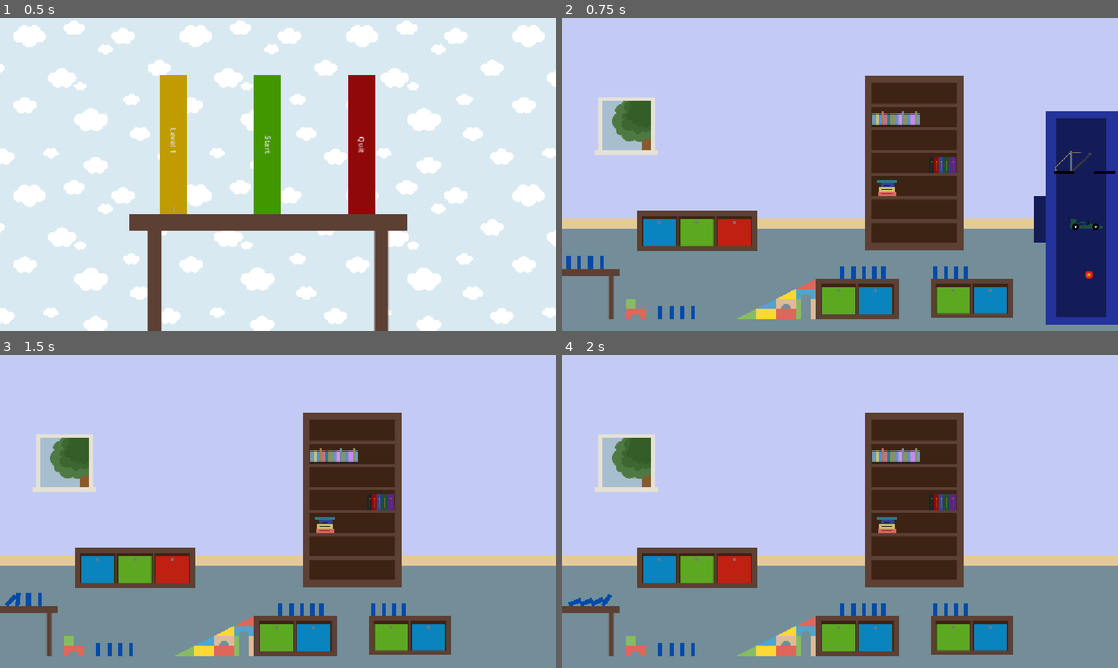
Above: before the commit, frames 1-4 (two rows, left to right).
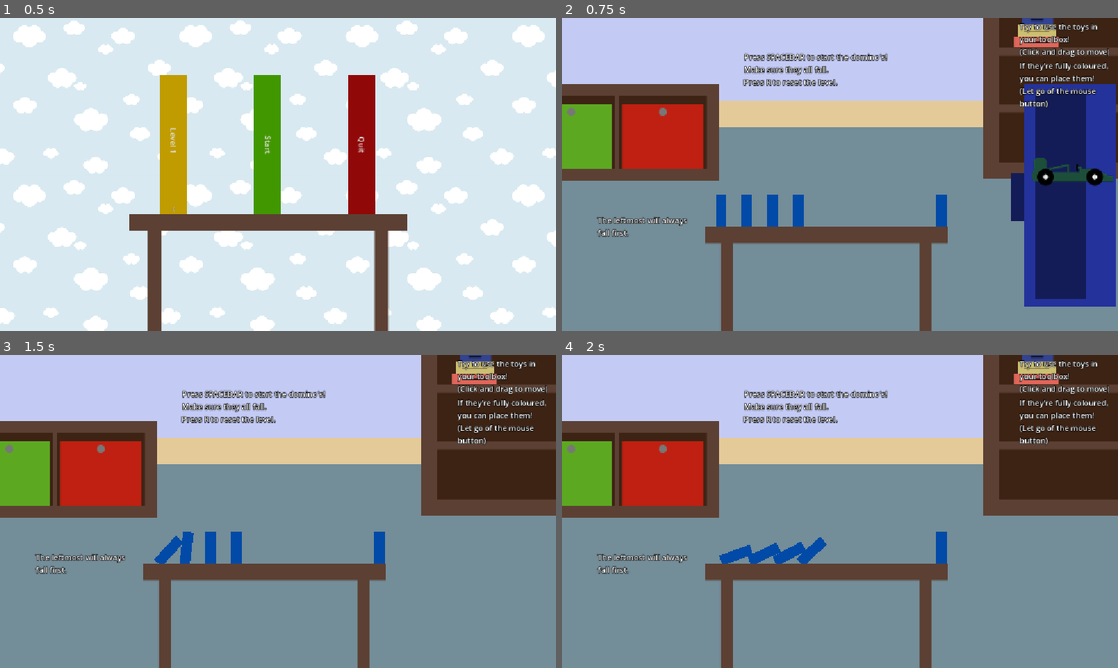
Above: after the commit, the same moments.

Repository: TimTich/toymino
Game: Godot game, scene res://Scripts/title_screen.tscn
The game is run twice, just before and just after one commit, with the same random seed, the same clock (stepped at 60 frames per second) and the same inputs. The engine's default icon, where the game draws it, is replaced by a stand-in: a white triangle on a blue panel in a dark square.
Inputs (mouse positions are in pixels of both pictures, inside the frame that each line leads up to):
- Up to frame 1 (0.5 s): no input
- Up to frame 2 (0.75 s): click "Start" at 0.5 s
- Up to frame 3 (1.5 s): tap Space (start) at 1.25 s; move the mouse to (528, 611) at 1.27 s; press the mouse at (528, 611) at 1.28 s
- Up to frame 4 (2 s): tap Space (start) at 1.55 s

Frame 1 is identical in both runs. In frame 2, 62% of the frame differs, in the area x 0-100%, y 0-100%; in frame 3, 62%; in frame 4, 62%.

Commit message:
Added tutorial level to selection

Diff:
--- /dev/null
+++ b/Levels/title_screen.tscn
@@ -0,0 +1,158 @@
+[gd_scene format=3 uid="uid://hs3tt6imelmq"]
+
+[ext_resource type="Script" uid="uid://7qm7rn2qry1d" path="res://Scripts/title_screen.gd" id="1_dk33w"]
+[ext_resource type="Texture2D" uid="uid://bg04egr0iu42e" path="res://Assets/wallpaper.jpg" id="2_rc3vr"]
+[ext_resource type="Texture2D" uid="uid://44y0tpcawfaq" path="res://Assets/Domino groen.png" id="3_lxcm0"]
+[ext_resource type="Texture2D" uid="uid://ixp2uw4wpuij" path="res://Assets/Tafel.png" id="3_oml5i"]
+[ext_resource type="Texture2D" uid="uid://cj14cq6bnrjg3" path="res://Assets/Domino rood.png" id="4_gu05x"]
+[ext_resource type="Texture2D" uid="uid://c4d781kwqygpg" path="res://Assets/Domino geel.png" id="4_oml5i"]
+
+[sub_resource type="StyleBoxTexture" id="StyleBoxTexture_lxcm0"]
+
+[sub_resource type="StyleBoxTexture" id="StyleBoxTexture_gu05x"]
+
+[sub_resource type="Theme" id="Theme_oml5i"]
+
+[sub_resource type="StyleBoxTexture" id="StyleBoxTexture_r2n4o"]
+
+[node name="TitleScreen" type="Control" unique_id=133374027]
+layout_mode = 3
+anchors_preset = 15
+anchor_right = 1.0
+anchor_bottom = 1.0
+offset_top = 1.0
+offset_bottom = 1.0
+grow_horizontal = 2
+grow_vertical = 2
+script = ExtResource("1_dk33w")
+
+[node name="Background" type="Node" parent="." unique_id=2102470925]
+process_priority = -1
+
+[node name="Wallpaper" type="Sprite2D" parent="Background" unique_id=826210519]
+position = Vector2(171, 163)
+scale = Vector2(0.46875003, 0.45040762)
+texture = ExtResource("2_rc3vr")
+
+[node name="Wallpaper2" type="Sprite2D" parent="Background" unique_id=608602055]
+position = Vector2(170.99998, 493)
+scale = Vector2(0.46875003, 0.45040762)
+texture = ExtResource("2_rc3vr")
+
+[node name="Wallpaper3" type="Sprite2D" parent="Background" unique_id=378064552]
+position = Vector2(515.5, 162.75)
+scale = Vector2(0.46875003, 0.45040762)
+texture = ExtResource("2_rc3vr")
+
+[node name="Wallpaper4" type="Sprite2D" parent="Background" unique_id=521350137]
+position = Vector2(515.5, 492.75)
+scale = Vector2(0.46875003, 0.45040762)
+texture = ExtResource("2_rc3vr")
+
+[node name="Wallpaper5" type="Sprite2D" parent="Background" unique_id=663531618]
+position = Vector2(860.49994, 163)
+scale = Vector2(0.46875003, 0.45040762)
+texture = ExtResource("2_rc3vr")
+
+[node name="Wallpaper6" type="Sprite2D" parent="Background" unique_id=580433214]
+position = Vector2(860.49994, 493)
+scale = Vector2(0.46875003, 0.45040762)
+texture = ExtResource("2_rc3vr")
+
+[node name="Wallpaper7" type="Sprite2D" parent="Background" unique_id=416813543]
+position = Vector2(1205, 162.75)
+scale = Vector2(0.46875003, 0.45040762)
+texture = ExtResource("2_rc3vr")
+
+[node name="Wallpaper8" type="Sprite2D" parent="Background" unique_id=1394395999]
+position = Vector2(1205, 492.75)
+scale = Vector2(0.46875003, 0.45040762)
+texture = ExtResource("2_rc3vr")
+
+[node name="StartButton" type="Button" parent="." unique_id=1032258896]
+z_index = 2
+layout_mode = 0
+offset_left = 585.0
+offset_top = 118.0
+offset_right = 872.0
+offset_bottom = 177.0
+rotation = 1.5707964
+theme_override_styles/normal = SubResource("StyleBoxTexture_lxcm0")
+text = "Start"
+
+[node name="DominoGroen" type="Sprite2D" parent="StartButton" unique_id=1932005760]
+z_index = 1
+z_as_relative = false
+position = Vector2(143, 30)
+rotation = -1.5707964
+scale = Vector2(4.308, 7.15)
+texture = ExtResource("3_lxcm0")
+
+[node name="QuitButton" type="Button" parent="." unique_id=1947419926]
+z_index = 2
+layout_mode = 0
+offset_left = 779.0
+offset_top = 118.0
+offset_right = 1066.0
+offset_bottom = 177.0
+rotation = 1.5707964
+theme_override_styles/normal = SubResource("StyleBoxTexture_gu05x")
+text = "Quit"
+
+[node name="DominoRood" type="Sprite2D" parent="QuitButton" unique_id=2095644323]
+z_index = 1
+z_as_relative = false
+position = Vector2(143, 30)
+rotation = -1.5707964
+scale = Vector2(4.308, 7.15)
+texture = ExtResource("4_gu05x")
+
+[node name="OptionButton" type="OptionButton" parent="." unique_id=336233107]
+z_index = 2
+layout_mode = 0
+offset_left = 389.0
+offset_top = 118.0
+offset_right = 676.0
+offset_bottom = 177.0
+rotation = 1.5707964
+theme = SubResource("Theme_oml5i")
+theme_override_styles/normal = SubResource("StyleBoxTexture_r2n4o")
+alignment = 1
+selected = 0
+allow_reselect = true
+item_count = 6
+popup/item_0/text = "Tutorial"
+popup/item_0/id = 0
+popup/item_1/text = "Level 1"
+popup/item_1/id = 1
+popup/item_2/text = "Level 2"
+popup/item_2/id = 2
+popup/item_2/disabled = true
+popup/item_3/text = "Level 3"
+popup/item_3/id = 3
+popup/item_3/disabled = true
+popup/item_4/text = "Level 4"
+popup/item_4/id = 4
+popup/item_4/disabled = true
+popup/item_5/text = "Level 5"
+popup/item_5/id = 5
+popup/item_5/disabled = true
+
+[node name="DominoGeel" type="Sprite2D" parent="OptionButton" unique_id=1964212289]
+z_index = 1
+z_as_relative = false
+position = Vector2(142.99998, 28.99997)
+rotation = -1.5707964
+scale = Vector2(4.3076916, 7.1499996)
+texture = ExtResource("4_oml5i")
+
+[node name="Tafel" type="Sprite2D" parent="." unique_id=902469752]
+z_index = 1
+position = Vector2(555, 536)
+scale = Vector2(1.92, 1.7533333)
+texture = ExtResource("3_oml5i")
+
+[connection signal="pressed" from="StartButton" to="." method="_on_start_button_pressed"]
+[connection signal="pressed" from="QuitButton" to="." method="_on_quit_button_pressed"]
+[connection signal="item_selected" from="OptionButton" to="." method="_on_option_button_item_selected"]
+[connection signal="pressed" from="OptionButton" to="." method="_on_option_button_pressed"]
--- a/Scripts/title_screen.gd
+++ b/Scripts/title_screen.gd
@@ -1,6 +1,6 @@
 extends Control
 
-var level = 1;
+var level = 0;
 
 func _on_start_button_pressed():
 	get_tree().change_scene_to_file('res://Levels/level' + str(level) + '.tscn') #change to correct screen later
@@ -13,7 +13,7 @@
 
 
 func _on_option_button_item_selected(index):
-	level = index + 1
+	level = index
 	pass # Replace with function body.
 
 
